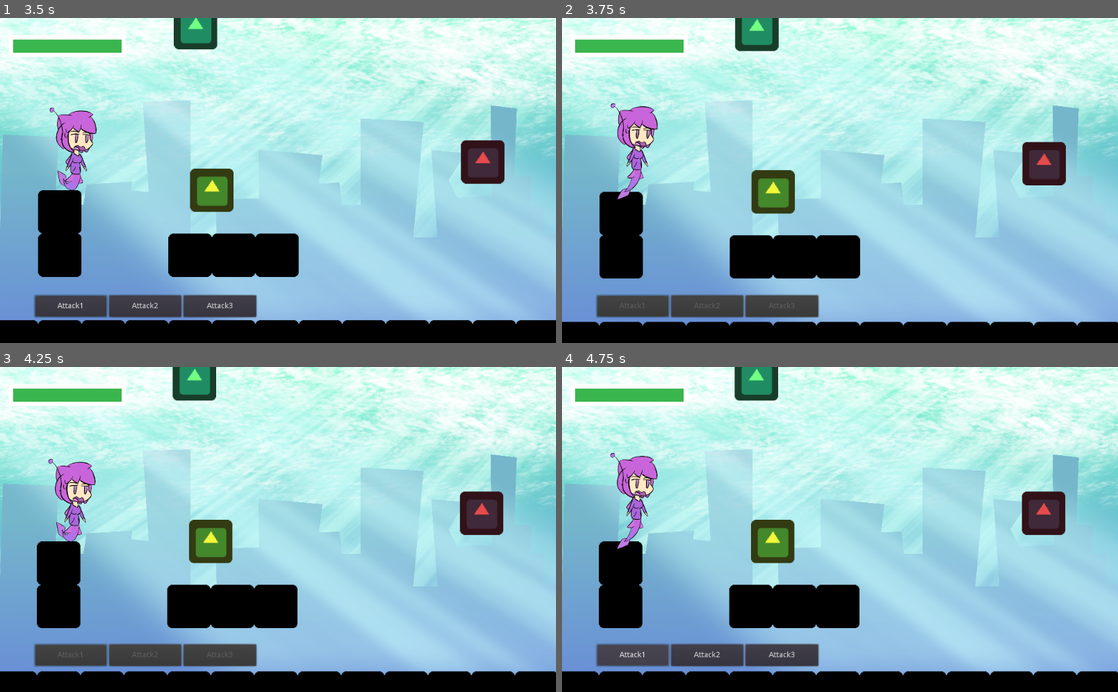
Above: before the commit, frames 1-4 (two rows, left to right).
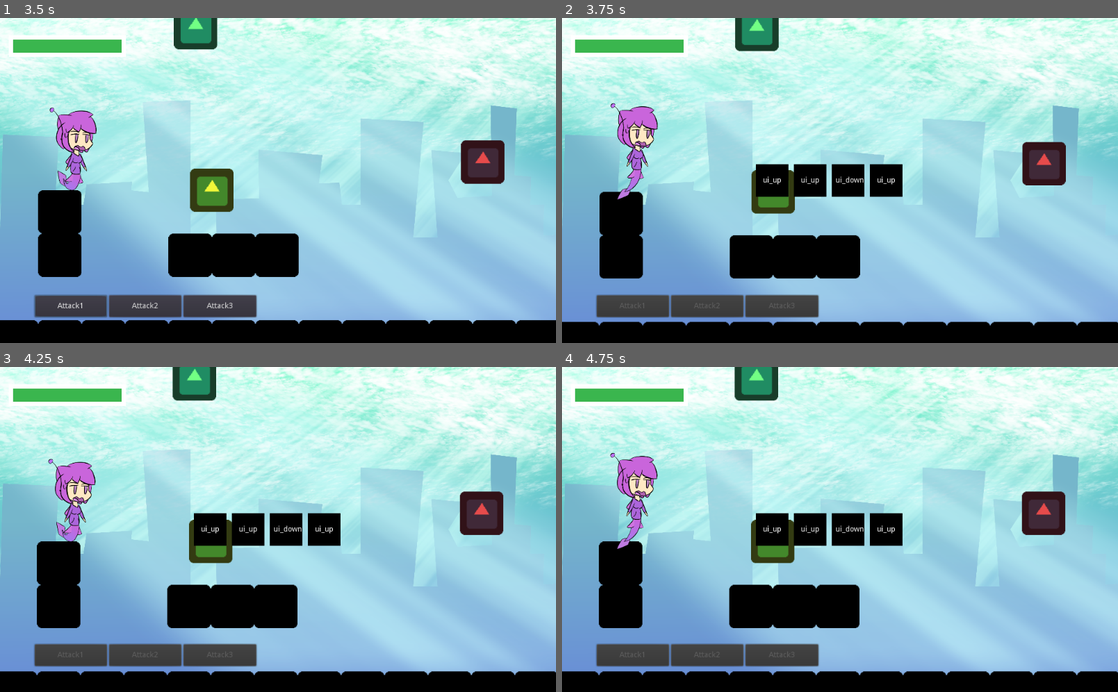
Above: after the commit, the same moments.

Repository: aak270/godot-cozy-game
Game: Godot game, scene res://src/scenes/World.tscn
Same seed, same stepped clock (60 frames per second), same inputs: the game is played once before the commit and once after it. This scene is started directly instead of the project's main scene. The engine's default icon, where the game draws it, is replaced by a stand-in: a white triangle on a blue panel in a dark square.
Inputs:
- Up to frame 1 (3.5 s): tap Enter (ui_accept) at 0.5, 0.77, 1.52, 3.02 s; hold Right (ui_right) 0.53-1.28 s; hold Down (ui_down) 1.28-2.03 s; hold Right (ui_right) 2.03-2.78 s; hold Up (ui_up) from 2.78 s (still down)
- Up to frame 2 (3.75 s): release Up (ui_up) at 3.5 s; click "Attack1" at 3.5 s
- Up to frame 3 (4.25 s): no input
- Up to frame 4 (4.75 s): hold Left (ui_left) from 4.28 s (still down); tap Enter (ui_accept) at 4.52 s

Frame 1 is identical in both runs. In frame 2, 2.5% of the frame differs, in the area x 6-62%, y 44-93%; in frame 3, 2.5%; in frame 4, 2.6%.

Commit message:
keys sequence

Diff:
--- a/src/characters/Enemy.gd
+++ b/src/characters/Enemy.gd
@@ -11,12 +11,6 @@
 
 func play() -> void:
 	print("Enemy attack")
-	var t = Timer.new()
-	t.set_wait_time(1)
-	t.set_one_shot(true)
-	self.add_child(t)
-	t.start()
-	yield(t, "timeout")
 
 func _on_body_entered(_body: Node) -> void:
 	EventHandler.emit_signal("combat_started", self)
--- a/src/scenes/World.tscn
+++ b/src/scenes/World.tscn
@@ -529,6 +529,19 @@
 size_flags_horizontal = 3
 text = "Attack3"
 
+[node name="Keys" type="Control" parent="CanvasLayer/CombatUI"]
+anchor_left = 0.5
+anchor_top = 0.5
+anchor_right = 0.5
+anchor_bottom = 0.5
+margin_left = -20.0
+margin_top = -20.0
+margin_right = 20.0
+margin_bottom = 20.0
+__meta__ = {
+"_edit_use_anchors_": false
+}
+
 [node name="TileMap" type="TileMap" parent="."]
 modulate = Color( 0, 0, 0, 1 )
 tile_set = SubResource( 6 )
--- a/src/ui/CombatUI.gd
+++ b/src/ui/CombatUI.gd
@@ -1,13 +1,19 @@
 extends Control
+
+const KeyToPress: = preload("res://src/ui/KeyToPress.tscn")
 
 var _player_turn: = false
 var _enemy: Enemy = null
+var _keys: = ["ui_up", "ui_down", "ui_left", "ui_right"]
+var _keys_to_press: = []
+var _start_defend: = false
 
 onready var player: = $"../../Player"
 onready var camera: = $"../../Camera2D"
 onready var attack_1_btn: = $HBoxContainer/Attack1Button
 onready var attack_2_btn: = $HBoxContainer/Attack2Button
 onready var attack_3_btn: = $HBoxContainer/Attack3Button
+onready var keys: = $Keys
 
 func _ready() -> void:
 	hide()
@@ -28,13 +34,49 @@
 		set_disable_buttons(false)
 	else:
 		set_disable_buttons(true)
-		yield(_enemy.play(), "completed")
-		next_turn()
+		_enemy.play()
+
+		_keys_to_press.resize(4)
+		for i in range(4):
+			_keys_to_press[i] = _keys[int(rand_range(0, 4))]
+		start_defend()
 
 func set_disable_buttons(value: bool) -> void:
 	attack_1_btn.disabled = value
 	attack_2_btn.disabled = value
 	attack_3_btn.disabled = value
+
+	if value:
+		attack_1_btn.release_focus()
+		attack_2_btn.release_focus()
+		attack_3_btn.release_focus()
+	else:
+		attack_1_btn.grab_focus()
+
+func start_defend() -> void:
+	_start_defend = true
+
+	var start = -135
+	for key in _keys_to_press:
+		var key_ui: = KeyToPress.instance()
+		keys.add_child(key_ui)
+		key_ui.rect_position.x = start
+		key_ui.get_child(0).text = key
+		start += 70
+
+func _input(event: InputEvent) -> void:
+	if _start_defend:
+		if _keys_to_press.size() == 0:
+			_start_defend = false
+			next_turn()
+
+		if Input.is_action_pressed(_keys_to_press[0]):
+			_keys_to_press.pop_front()
+			keys.get_child(0).queue_free()
+
+			if _keys_to_press.size() == 0:
+				_start_defend = false
+				next_turn()
 
 func _on_Attack1Button_pressed() -> void:
 	if _player_turn:
--- /dev/null
+++ b/src/ui/KeyToPress.tscn
@@ -0,0 +1,27 @@
+[gd_scene format=2]
+
+[node name="ColorRect" type="ColorRect"]
+anchor_left = 0.5
+anchor_top = 0.5
+anchor_right = 0.5
+anchor_bottom = 0.5
+margin_left = -30.0
+margin_top = -30.0
+margin_right = 30.0
+margin_bottom = 30.0
+color = Color( 0, 0, 0, 1 )
+__meta__ = {
+"_edit_use_anchors_": false
+}
+
+[node name="Label" type="Label" parent="."]
+anchor_left = 0.5
+anchor_top = 0.5
+anchor_right = 0.5
+anchor_bottom = 0.5
+margin_left = -23.5
+margin_top = -7.0
+margin_right = 23.5
+margin_bottom = 7.0
+text = "ui_right"
+align = 1
